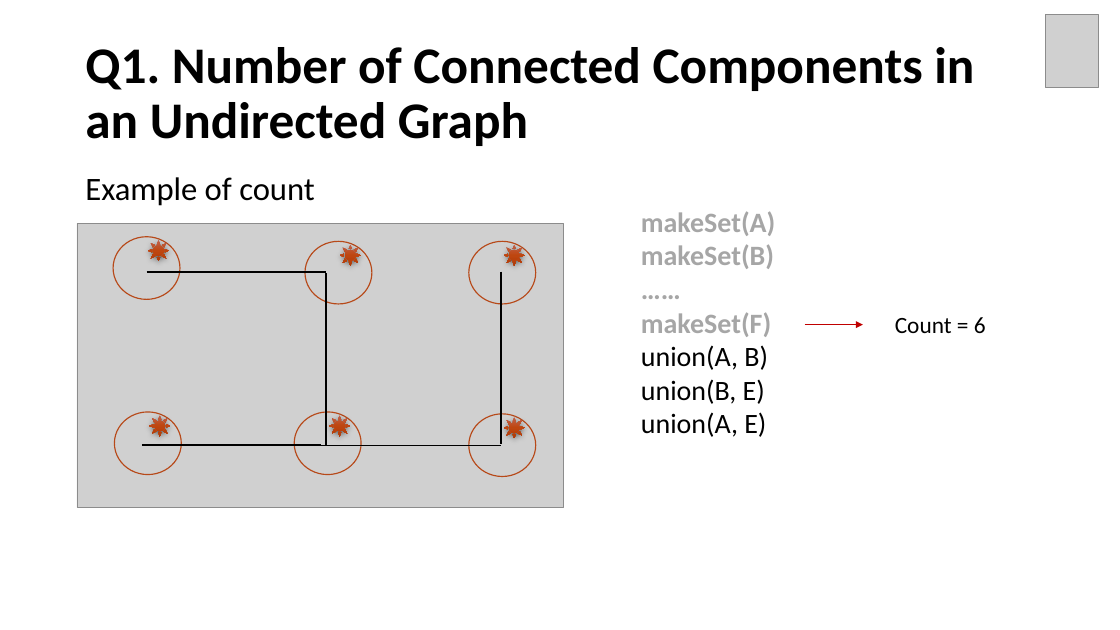
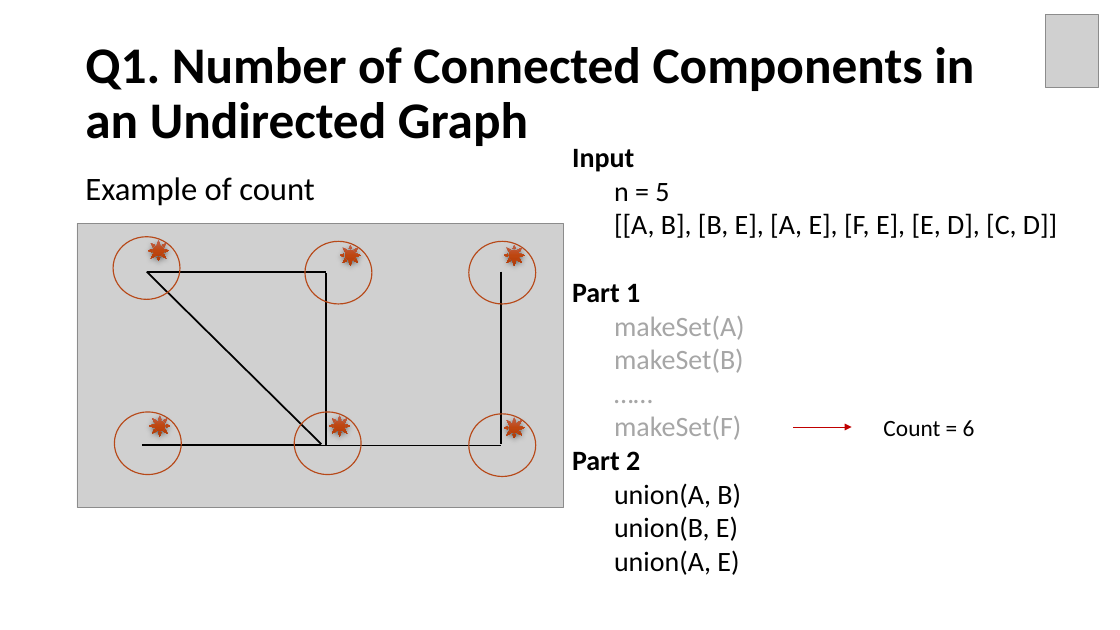
Before and after one commit to Neo-Hao/union-find, a slide deck: slide 49 of slides.pptx (slide 43 before the commit). Drawn at 1120x630 pixels with LibreOffice and Linux fonts; fonts in the diff are those of the drawing; grey boxes stand for pictures. Boxes give left, top, right and bottom in pixels: in the first picture for what was removed or moved away, otherwise in the second. Text is boxed around its words. In the diff, an @@ line names an element or a change of style, - is before the commit and + after.

Commit message:
add time compare of two versions of union find

```diff
--- a/slides.pptx
+++ b/slides.pptx
@@ text added at [572, 149, 1057, 238], 24 pt, text #000000 @@
+Input
+  n = 5
+  [[A, B], [B, E], [A, E], [F, E], [E, D], [C, D]]
@@ line added from (147, 271) to (322, 444), #000000 1.5 pt @@
@@ text "Part 1": place and size @@
-text "Part 1" at [641, 211, 776, 437]
+text "Part 1" at [572, 283, 745, 575]
@@ text at [572, 283, 640, 303]: paragraph added @@
+Part 1
@@ text at [614, 316, 745, 575]: bold off in "makeSet(A)", "makeSet(B)", "……", "makeSet(F)"; list level 1 to 2 in "makeSet(A)"; list level 1 to 2 in "makeSet(B)"; list level 1 to 2 in "……"; list level 1 to 2 in "makeSet(F)"; list level 1 to 2 in "union(A, B)"; list level 1 to 2 in "union(B, E)"; list level 1 to 2 in "union(A, E)" @@
@@ text "Count = 6": place and size @@
-text "Count = 6" at [895, 317, 986, 333]
+text "Count = 6" at [883, 420, 975, 436]
@@ arrow moved from (805, 324) - (863, 324) to (793, 427) - (852, 427) @@
@@ text at [572, 451, 640, 471]: paragraph added @@
+Part 2
```
Also in this commit, not shown: 22 other slides changed, 9 slides added, 6 other files.
